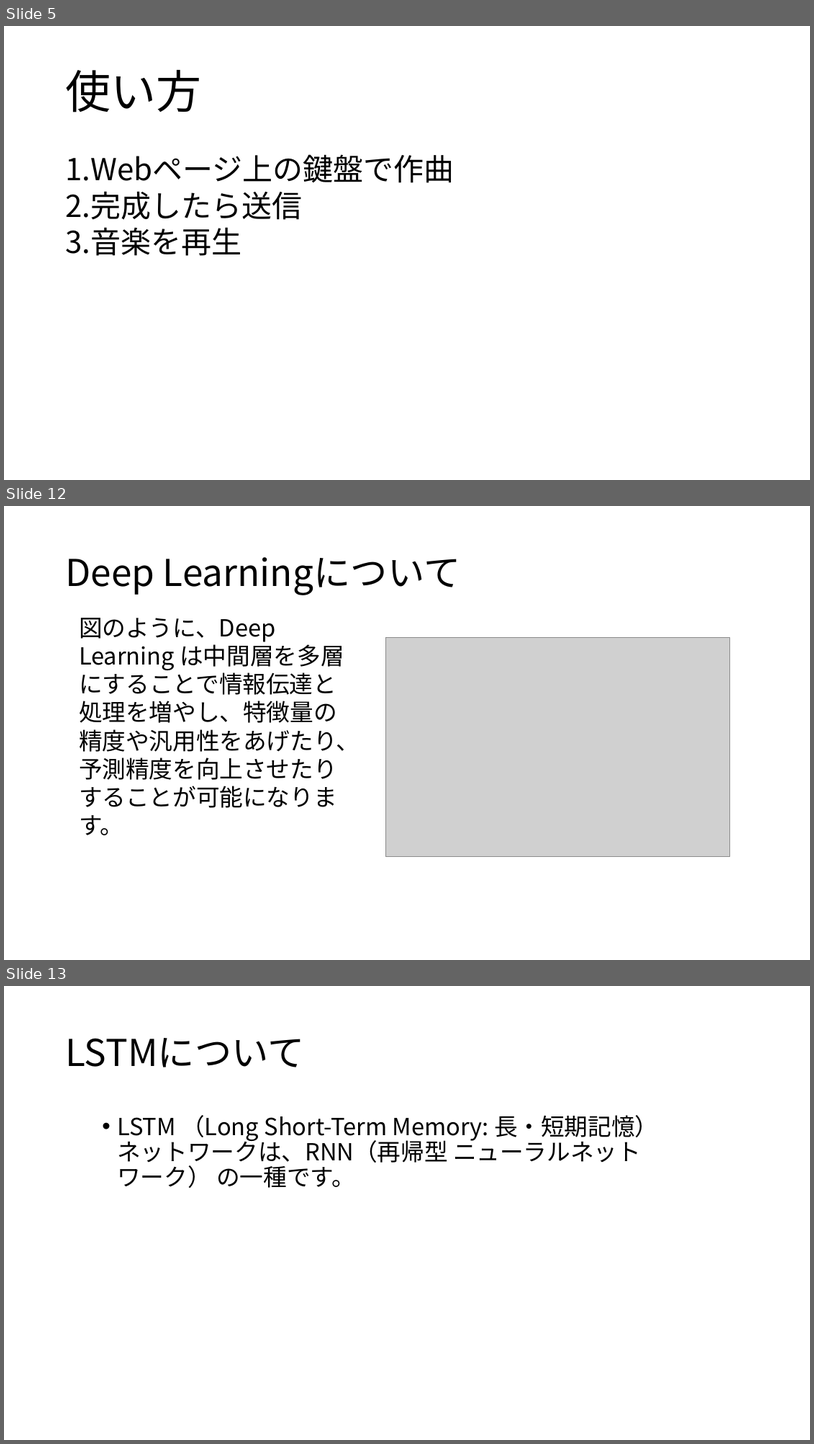
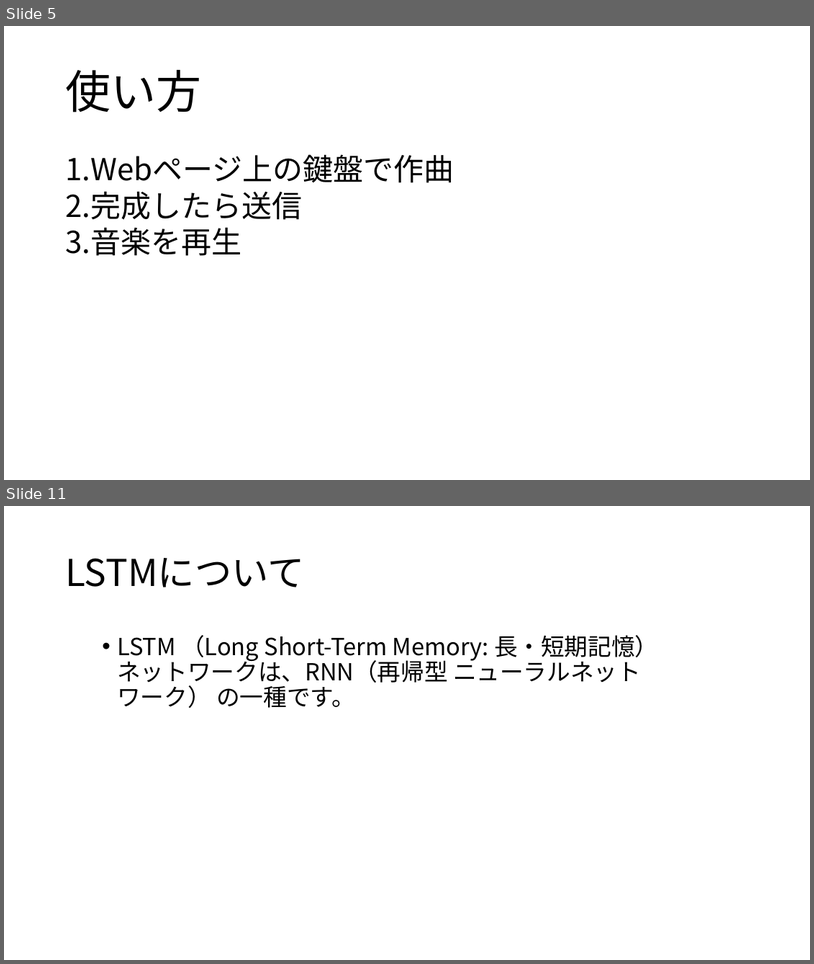
Before and after one commit to yoshitake266/bitComposer_prj, a slide deck: presentation/bit Composer.pptx. Shown one above the other, each under a label of ours: slides 5, 12 and 13 before the commit, slides 5 and 11 after it; the slides between them are not shown. The pictures are 814x1444 and 814x964 pixels, drawn with LibreOffice and Linux fonts; fonts in the diff are those of the drawing; grey boxes stand for pictures. Boxes give left, top, right and bottom in pixels: in the first picture for what was removed or moved away, otherwise in the second. Text is boxed around its words. In the diff, an @@ line names an element or a change of style, - is before the commit and + after.

```diff
--- a/presentation/bit Composer.pptx
+++ b/presentation/bit Composer.pptx
@@ slide 12 removed at (4,506,810,960), background #FFFFFF @@
@@ title removed at (65,557,460,595) @@
-Deep Learningについて
@@ text removed at (79,618,360,835) @@
-図のように、Deep Learning は中間層を多層にすることで情報伝達と処理を増やし、特徴量の精度や汎用性をあげたり、予測精度を向上させたりすることが可能になります。
@@ picture removed at (386,638,730,857) @@
@@ what was slide 13 is now slide 11 @@
```
Also in this commit, not shown: 5 slides changed, 5 slides added, 5 other slides removed, 5 other files.
